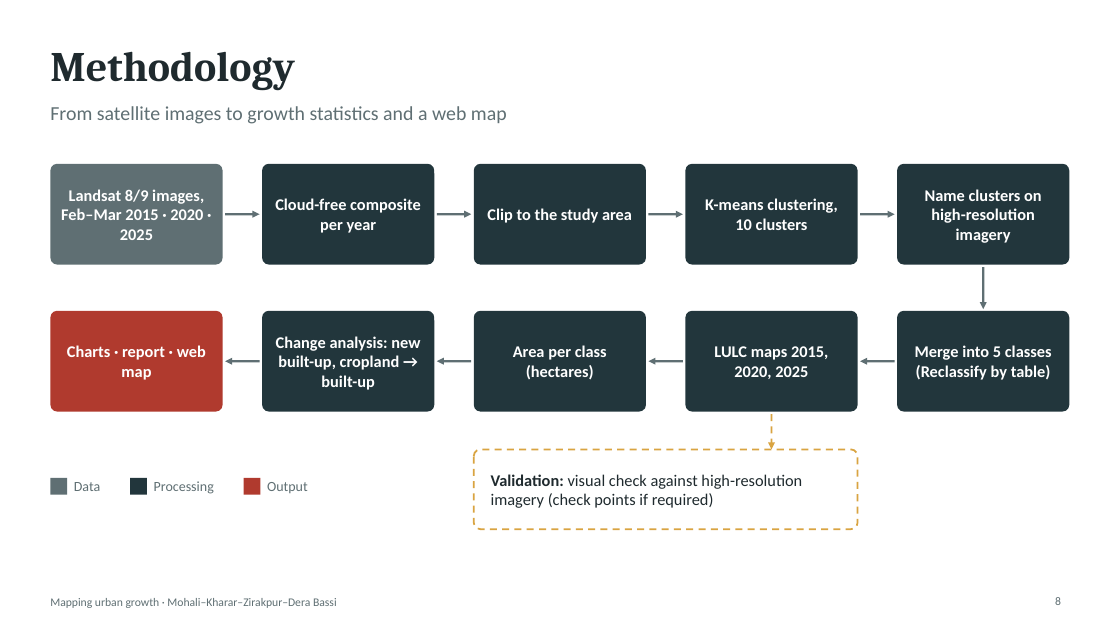
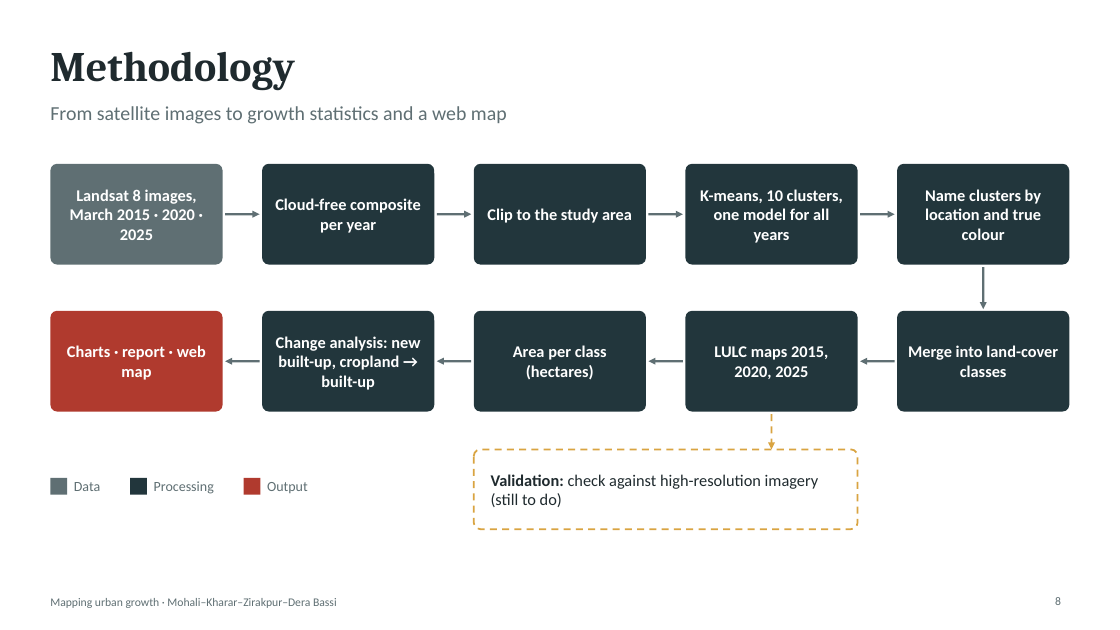
Before and after one commit to SharmaAbhimanyueco/Supriyaaanya, a slide deck: slide 8 of slides/Urban_Growth_Mohali_slides.pptx. Drawn at 1120x630 pixels with LibreOffice and Linux fonts; fonts in the diff are those of the drawing. Boxes give left, top, right and bottom in pixels: in the first picture for what was removed or moved away, otherwise in the second. Text is boxed around its words. In the diff, an @@ line names an element or a change of style, - is before the commit and + after.

```diff
--- a/slides/Urban_Growth_Mohali_slides.pptx
+++ b/slides/Urban_Growth_Mohali_slides.pptx
@@ text at (70,189,197,240): text changed @@
-Landsat 8/9 images, Feb–Mar 2015 · 2020 · 2025
+Landsat 8 images, March 2015 · 2020 · 2025
@@ text at (700,189,843,243): text changed @@
-K-means clustering, 10 clusters
+K-means, 10 clusters, one model for all years
@@ text at (925,189,1041,240): text changed @@
-Name clusters on high-resolution imagery
+Name clusters by location and true colour
@@ text at (908,345,1058,377): text changed @@
-Merge into 5 classes (Reclassify by table)
+Merge into land-cover classes
@@ text at (491,474,819,507): text changed @@
-Validation: visual check against high-resolution imagery (check points if required)
+Validation: check against high-resolution imagery (still to do)
```
Also in this commit, not shown: 8 other slides changed, 20 other files.
